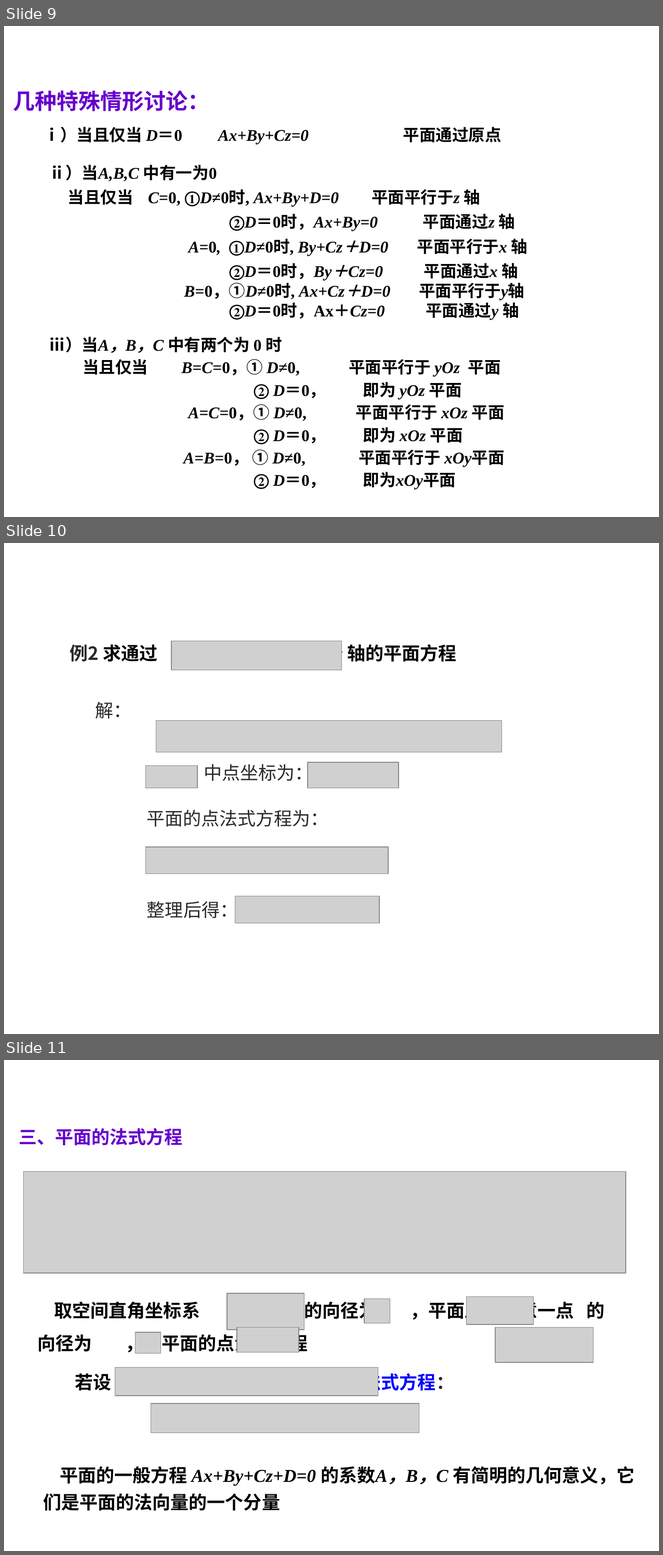
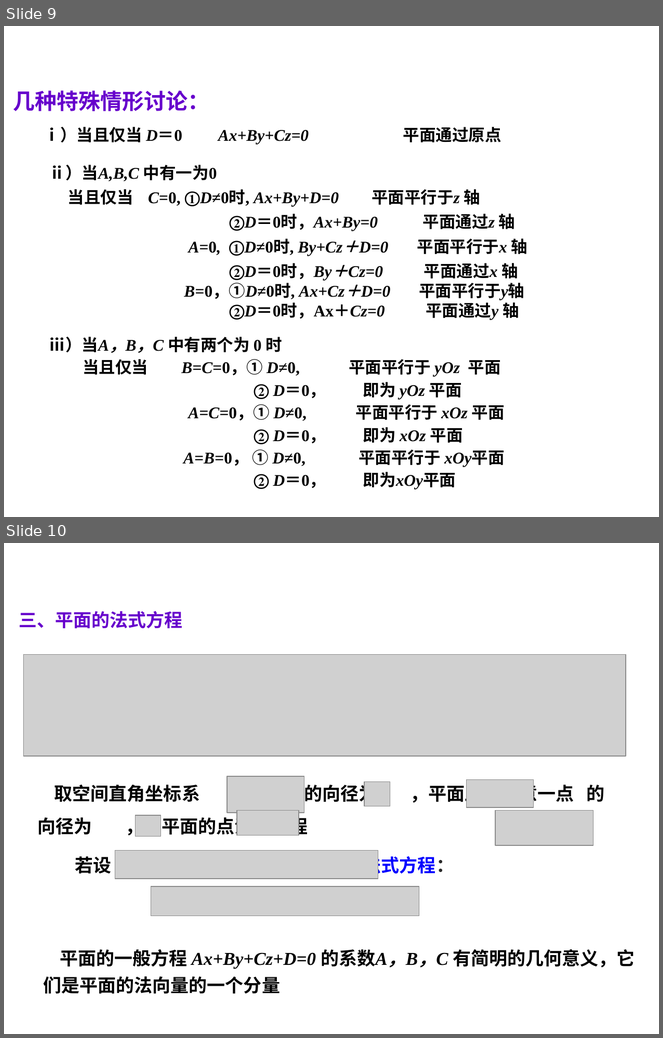
Before and after one commit to weihuayi/class, a slide deck: analyticgeometry/PPT/3-1.ppt. Shown one above the other, each under a label of ours: slides 9, 10 and 11 before the commit, slides 9 and 10 after it. The pictures are 663x1555 and 663x1038 pixels, drawn with LibreOffice and Linux fonts; fonts in the diff are those of the drawing; grey boxes stand for pictures; background and template pictures are left out. Boxes give left, top, right and bottom in pixels: in the first picture for what was removed or moved away, otherwise in the second. Text is boxed around its words. In the diff, an @@ line names an element or a change of style, - is before the commit and + after.

```diff
--- a/analyticgeometry/PPT/3-1.ppt
+++ b/analyticgeometry/PPT/3-1.ppt
@@ slide 10 removed at box(4, 543, 659, 1034), background picture (left out) @@
@@ text removed at box(70, 639, 456, 666) @@
-例2 求通过 ，且平行于 z 轴的平面方程
@@ picture removed at box(172, 641, 342, 670) @@
@@ text removed at box(95, 702, 131, 719) @@
-解：
@@ picture removed at box(156, 720, 502, 753) @@
@@ picture removed at box(145, 766, 197, 788) @@
@@ text removed at box(204, 762, 313, 785) @@
-中点坐标为：
@@ picture removed at box(308, 762, 399, 788) @@
@@ text removed at box(146, 810, 329, 827) @@
-平面的点法式方程为：
@@ picture removed at box(145, 847, 388, 874) @@
@@ text removed at box(147, 899, 238, 922) @@
-整理后得：
@@ picture removed at box(235, 896, 379, 923) @@
@@ what was slide 11 is now slide 10 @@
```
Also in this commit, not shown: 1 slide changed, 5 other files.
